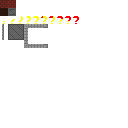
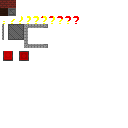
Revision of a layered 128x128 image; what changed, layer by layer:
added group "Button" with 2 layers over (3, 51, 29, 61)
added layer "Button Off" in group "Button" over (3, 51, 13, 61)
added layer "Button On" in group "Button" over (19, 51, 29, 61)
